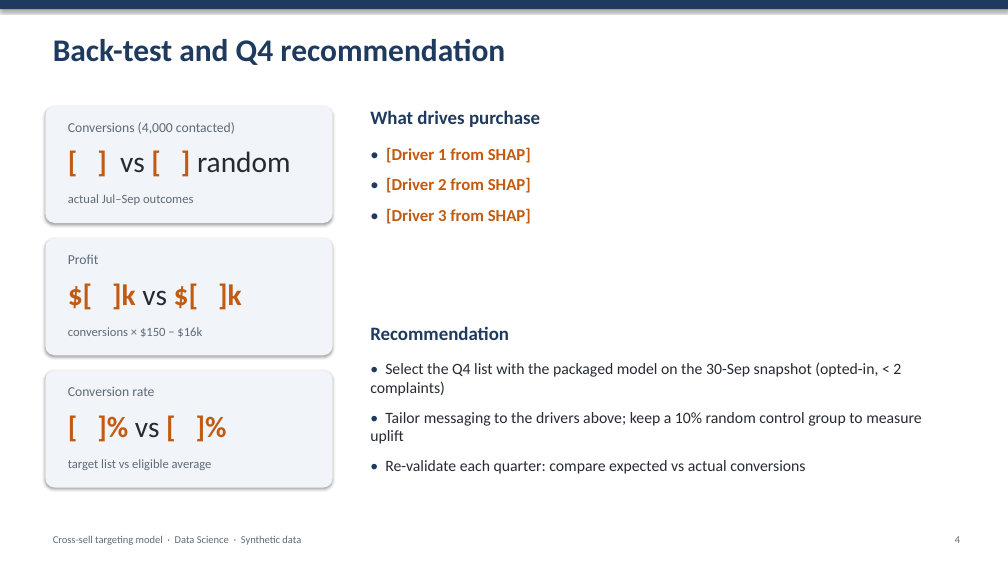
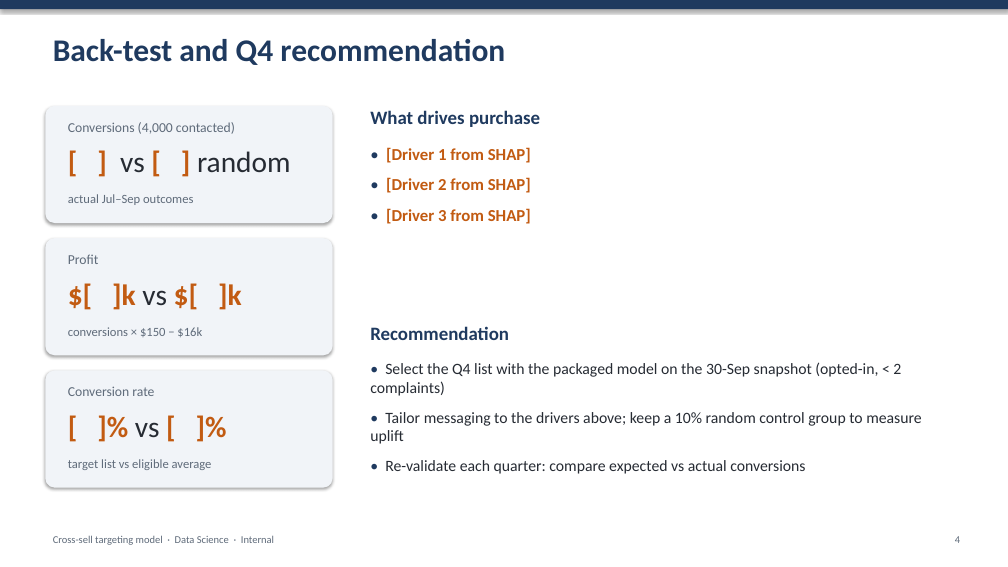
Before and after one commit to UllasKc/LLM_Training_recording, a slide deck: slide 4 of recording_workspace/UC1_Cross_Sell/Deliverables/1_Input/input 4 - summary deck template.pptx. Drawn at 1008x567 pixels with LibreOffice and Linux fonts; fonts in the diff are those of the drawing. Boxes give left, top, right and bottom in pixels: in the first picture for what was removed or moved away, otherwise in the second. Text is boxed around its words. In the diff, an @@ line names an element or a change of style, - is before the commit and + after.

```diff
--- a/recording_workspace/UC1_Cross_Sell/Deliverables/1_Input/input 4 - summary deck template.pptx
+++ b/recording_workspace/UC1_Cross_Sell/Deliverables/1_Input/input 4 - summary deck template.pptx
@@ text at [53,535,274,545]: text changed @@
-Cross-sell targeting model · Data Science · Synthetic data
+Cross-sell targeting model · Data Science · Internal
```
Also in this commit, not shown: 2 other slides changed, 10 other files.
